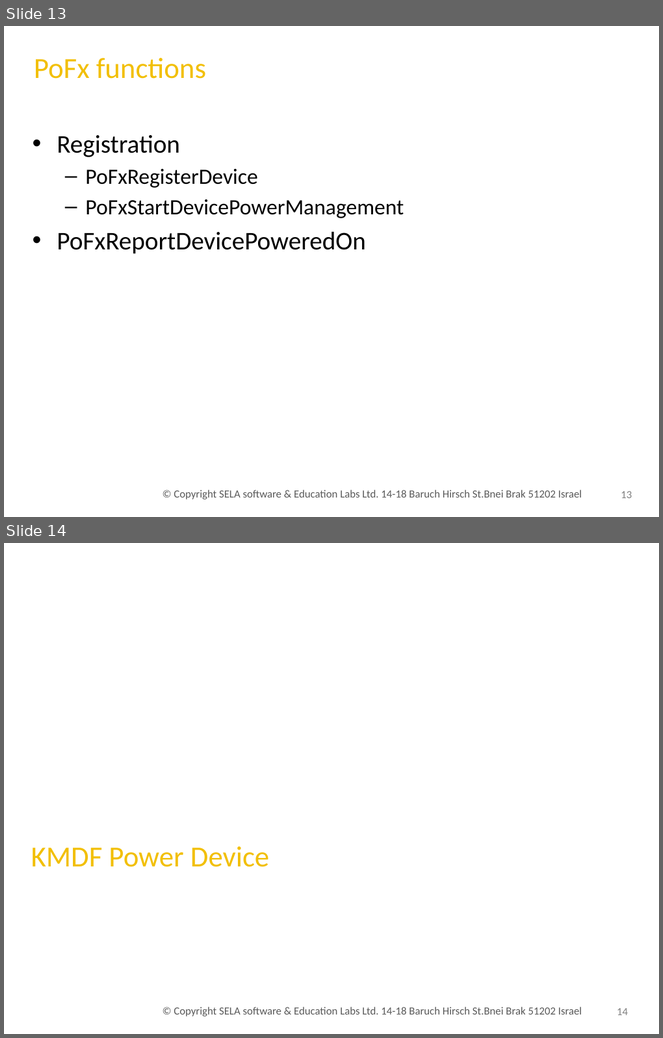
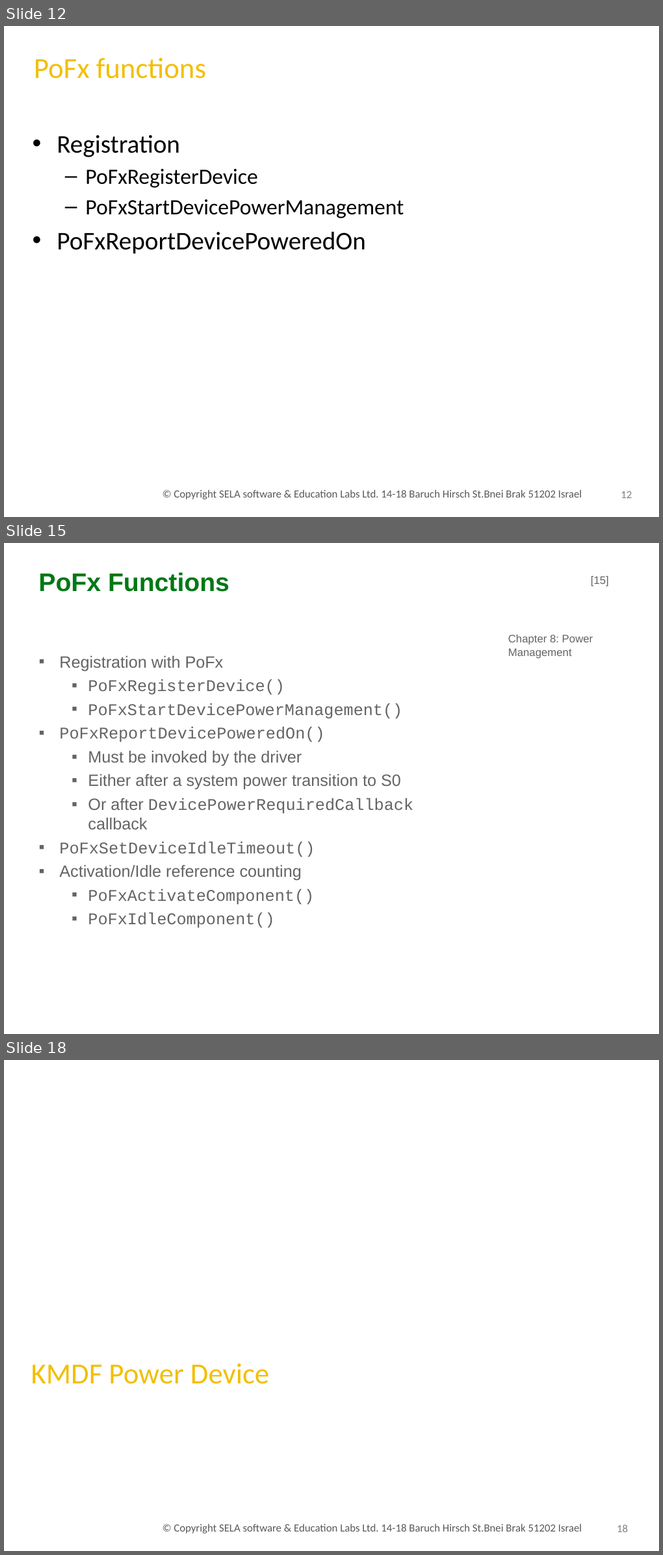
Before and after one commit to uri247/Projects, a slide deck: pmgmt/Pow040.Kmdf.pptx. Shown one above the other, each under a label of ours: slides 13 and 14 before the commit, slides 12, 15 and 18 after it; the slides between them are not shown. The pictures are 663x1038 and 663x1555 pixels, drawn with LibreOffice and Linux fonts; fonts in the diff are those of the drawing; background and template pictures are left out. Boxes give left, top, right and bottom in pixels: in the first picture for what was removed or moved away, otherwise in the second. Text is boxed around its words. In the diff, an @@ line names an element or a change of style, - is before the commit and + after.

```diff
--- a/pmgmt/Pow040.Kmdf.pptx
+++ b/pmgmt/Pow040.Kmdf.pptx
@@ slide 15 added at [4, 543, 659, 1034], background picture (left out) @@
@@ text added at [38, 572, 230, 592], 28 pt, text #007814, bold @@
+PoFx Functions
@@ page number added at [591, 576, 609, 587], 12 pt, text #646464 @@
+[15]
@@ text added at [508, 635, 594, 659], 12 pt, text #646464 @@
+Chapter 8: Power Management
@@ text added at [59, 656, 414, 928], 18 pt, text #646464 @@
+▪ Registration with PoFx
+  ▪ PoFxRegisterDevice()
+  ▪ PoFxStartDevicePowerManagement()
+▪ PoFxReportDevicePoweredOn()
+  ▪ Must be invoked by the driver
+  ▪ Either after a system power transition to S0
+  ▪ Or after DevicePowerRequiredCallback callback
+▪ PoFxSetDeviceIdleTimeout()
+▪ Activation/Idle reference counting
+  ▪ PoFxActivateComponent()
+  ▪ PoFxIdleComponent()
@@ what was slide 13 is now slide 12 @@
@@ page number at [621, 491, 632, 499]: text changed @@
-13
+12
@@ what was slide 14 is now slide 18 @@
@@ page number at [617, 1525, 628, 1533]: text changed @@
-14
+18
```
Also in this commit, not shown: 4 other slides added, 1 slide removed, 1 other file.
